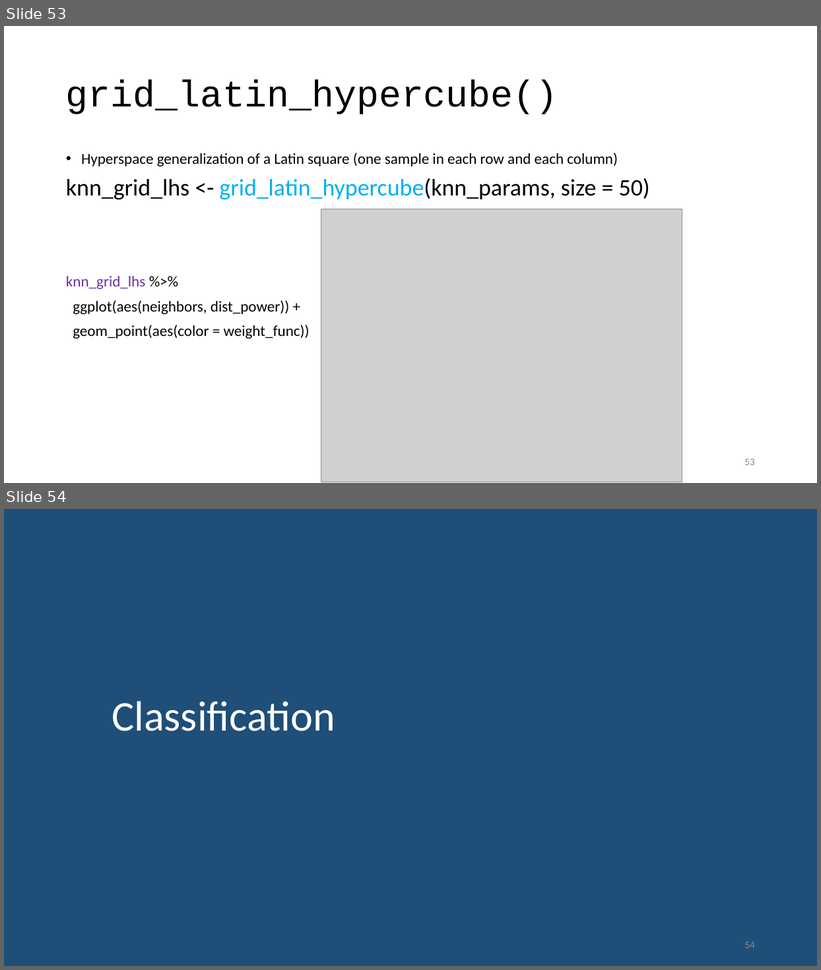
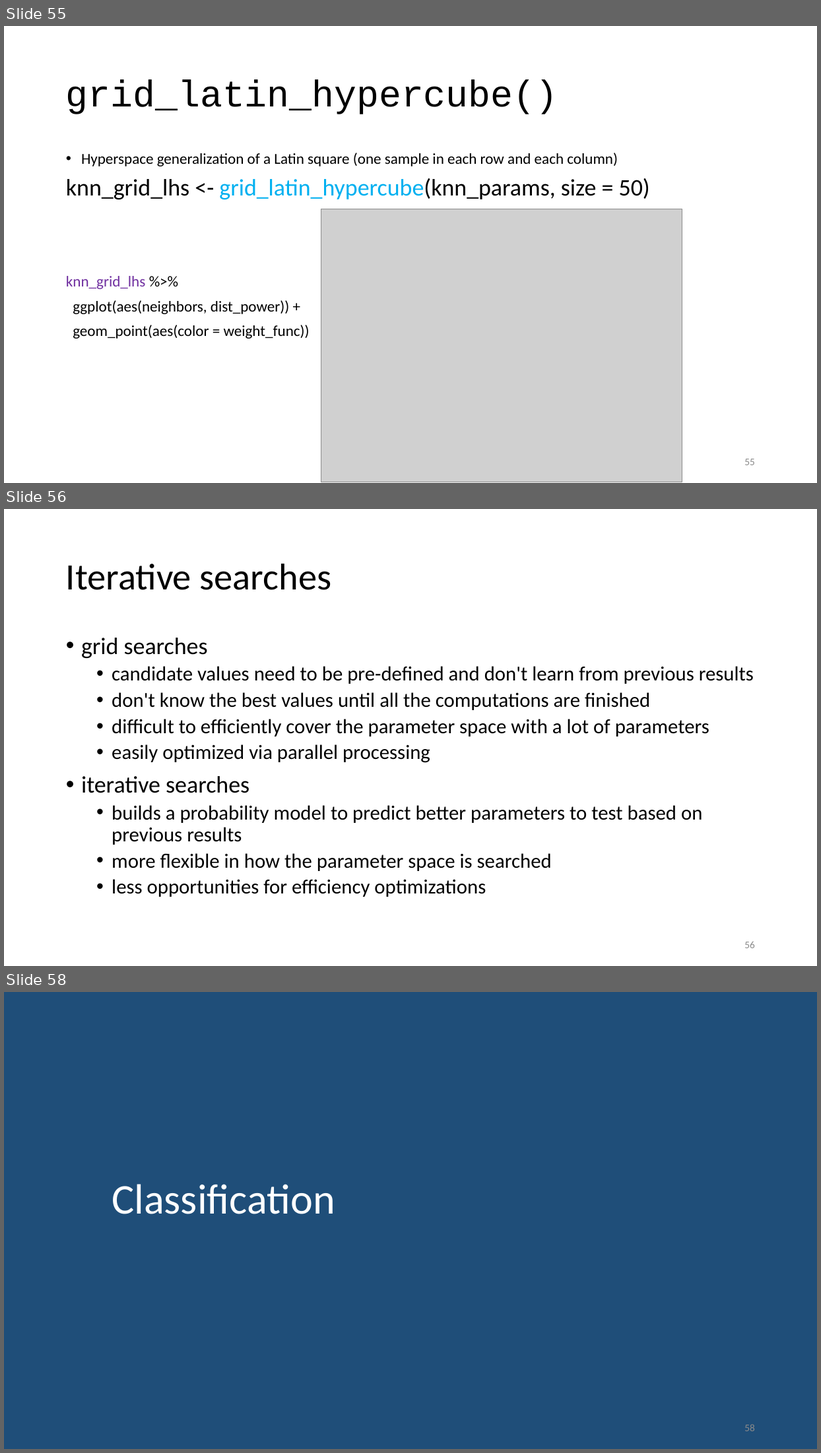
Before and after one commit to karlenaochoa/c4-ml-2020, a slide deck: slides/w6p1-knn/w6p1.pptx. Shown one above the other, each under a label of ours: slides 53 and 54 before the commit, slides 55, 56 and 58 after it; the slides between them are not shown. The pictures are 821x970 and 821x1453 pixels, drawn with LibreOffice and Linux fonts; fonts in the diff are those of the drawing; grey boxes stand for pictures. Boxes give left, top, right and bottom in pixels: in the first picture for what was removed or moved away, otherwise in the second. Text is boxed around its words. In the diff, an @@ line names an element or a change of style, - is before the commit and + after.

Commit message:
update w4 & w6 slides with grid info

```diff
--- a/slides/w6p1-knn/w6p1.pptx
+++ b/slides/w6p1-knn/w6p1.pptx
@@ slide 56 added at (4, 509, 817, 966), background #FFFFFF @@
@@ title added at (66, 563, 332, 590), 44 pt, text #000000 @@
+Iterative searches
@@ text added at (81, 638, 754, 897), 24 pt, text #000000 @@
+• grid searches
+  • candidate values need to be pre-defined and don't learn from previous results
+  • don't know the best values until all the computations are finished
+  • difficult to efficiently cover the parameter space with a lot of parameters
+  • easily optimized via parallel processing
+• iterative searches
+  • builds a probability model to predict better parameters to test based on previous results
+  • more flexible in how the parameter space is searched
+  • less opportunities for efficiency optimizations
@@ page number added at (745, 941, 755, 949), 12 pt, text #8C8C8C @@
+56
@@ what was slide 53 is now slide 55 @@
@@ page number at (745, 459, 755, 466): text changed @@
-53
+55
@@ what was slide 54 is now slide 58 @@
@@ page number at (745, 1424, 755, 1432): text changed @@
-54
+58
```
Also in this commit, not shown: 3 other slides added, 1 other file.
